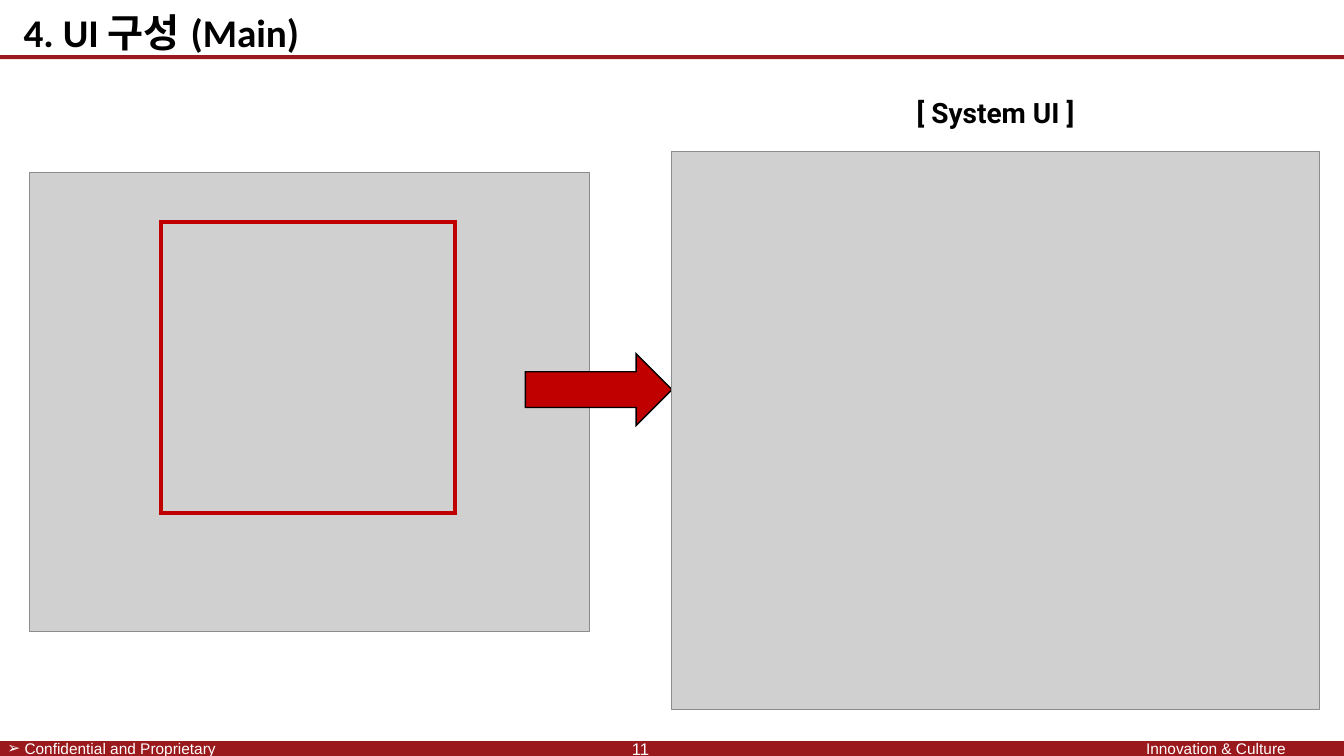
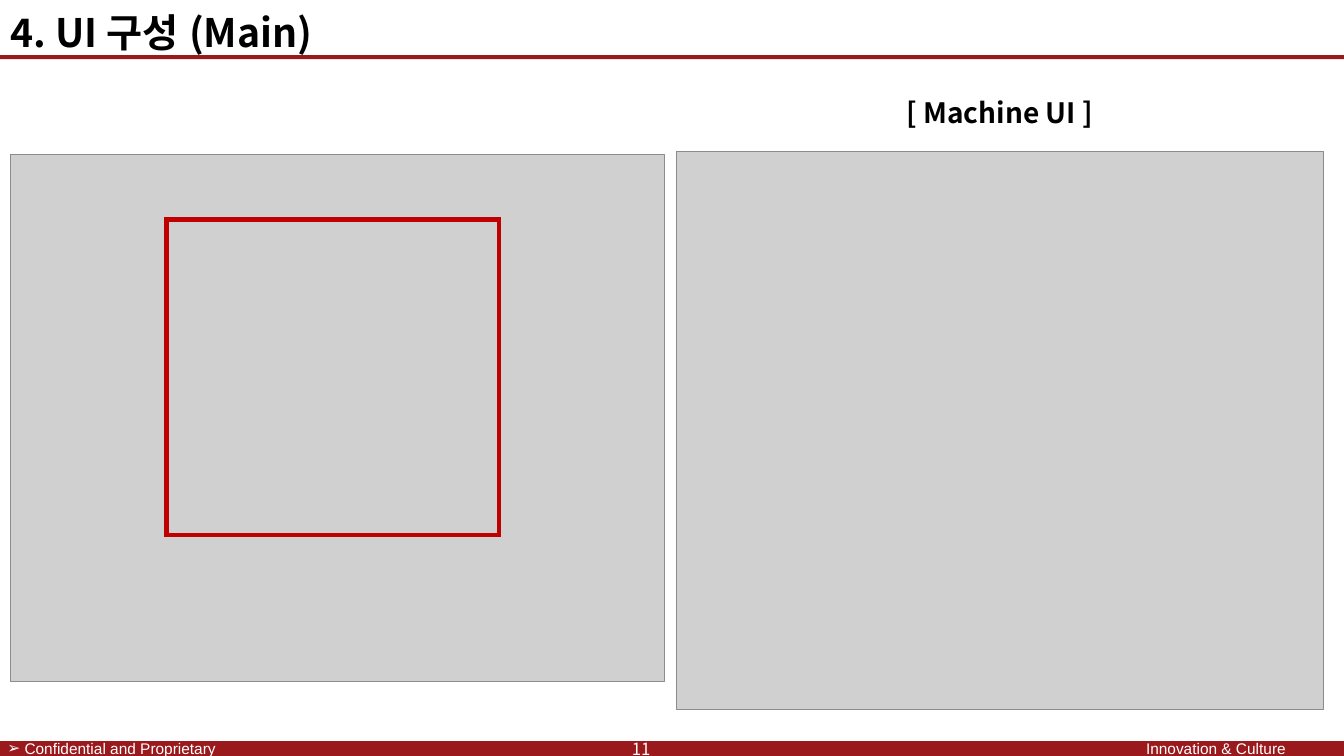
Before and after one commit to SaintSeong/JusungProject, a slide deck: slide 18 of A조 발표/A조 발표.pptx (slide 11 before the commit). Drawn at 1344x756 pixels with LibreOffice and Linux fonts; fonts in the diff are those of the drawing; grey boxes stand for pictures; background and template pictures are left out. Boxes give left, top, right and bottom in pixels: in the first picture for what was removed or moved away, otherwise in the second. Text is boxed around its words. In the diff, an @@ line names an element or a change of style, - is before the commit and + after.

```diff
--- a/A조 발표/A조 발표.pptx
+++ b/A조 발표/A조 발표.pptx
@@ text "4. UI 구성 (Main)" at box(10, 14, 312, 58): font Calibri to Noto Sans CJK KR @@
@@ text at box(923, 100, 1076, 124): text changed; font Roboto to Noto Sans CJK KR @@
-[ System UI ]
+[ Machine UI ]
@@ picture: place and size @@
-picture at box(29, 172, 590, 631)
+picture at box(10, 154, 664, 682)
@@ picture: place and size @@
-picture at box(673, 151, 1320, 710)
+picture at box(677, 151, 1324, 710)
@@ rectangle: place and size @@
-rectangle at box(161, 222, 456, 513)
+rectangle at box(166, 220, 498, 535)
@@ right arrow removed at box(525, 354, 673, 425) @@
@@ text "11" at box(632, 738, 651, 755): font Arial to Noto Sans CJK KR @@
```
Also in this commit, not shown: 10 other slides changed, 7 slides added, 2 other files.
